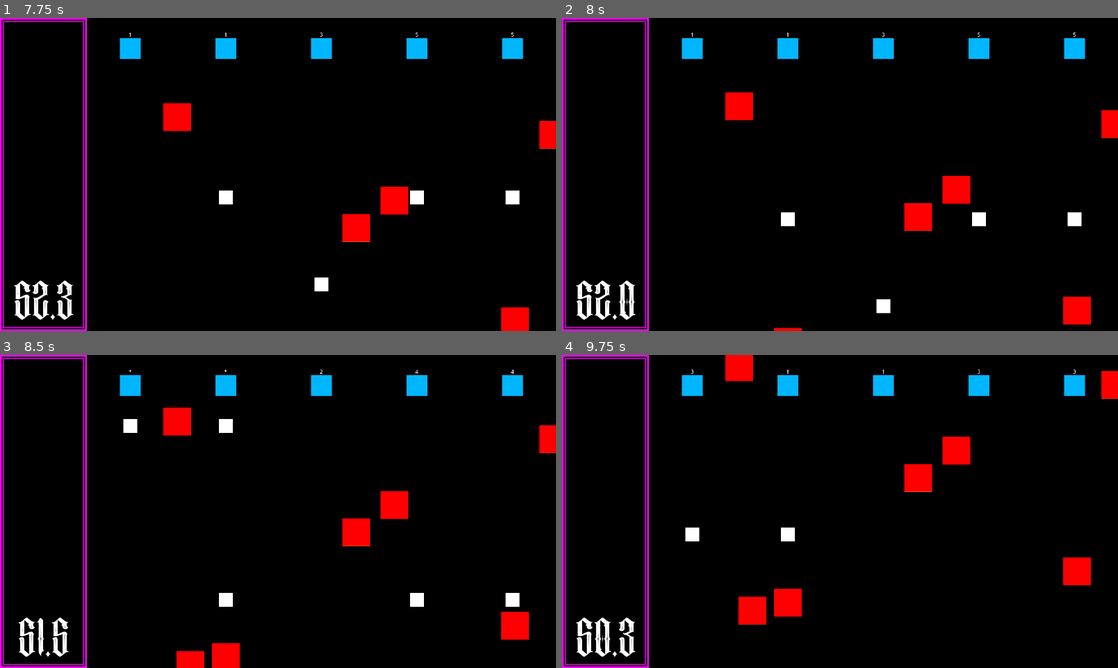
Above: before the commit, frames 1-4 (two rows, left to right).
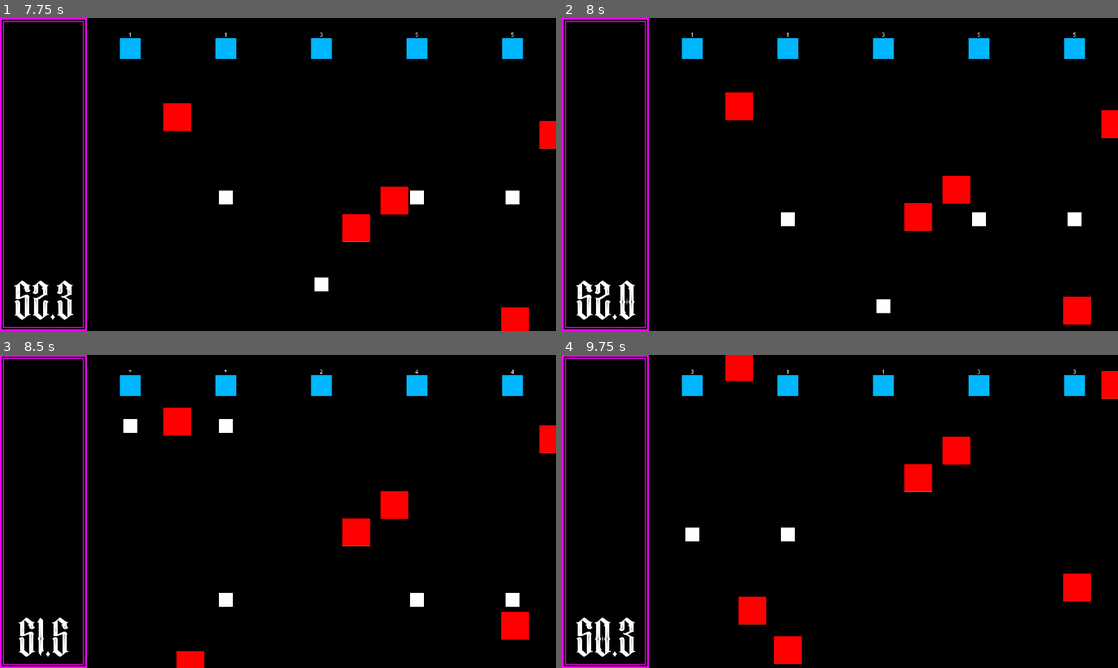
Above: after the commit, the same moments.

Repository: jwant/nefe
Game: Godot game, scene res://entities/utilities/no_escape_from_earth.tscn
Two runs of this game, one before a commit and one after it. Both use one fixed random seed, a clock stepped at 60 frames per second and the inputs below.
Inputs:
- Up to frame 1 (7.75 s): tap Enter at 0.5 s
- Up to frame 2 (8 s): no input
- Up to frame 3 (8.5 s): no input
- Up to frame 4 (9.75 s): no input

Frame 1 is identical in both runs. In frame 2, less than 0.1% of the frame differs, in the area x 38-44%, y 98-100%; in frame 3, 0.4%; in frame 4, 1.5%, in the area x 38-96%, y 64-99%.

Commit message:
feat: enemy knockback

Diff:
--- a/entities/battlefield/battlefield.gd
+++ b/entities/battlefield/battlefield.gd
@@ -13,7 +13,10 @@
 @onready var count_down_timer: Timer = $CountDownTimer
 var previous_time: int
 func _setup_timer():
-		previous_time = int( count_down_timer.time_left )
+	previous_time = int( count_down_timer.time_left )
+	count_down_timer.connect("timeout", func():
+		previous_time = int( count_down_timer.wait_time )
+	)
 
 func _process_timer():
 	count_down_label.text = "%04.1f" % count_down_timer.time_left
--- a/entities/enemy/enemy.gd
+++ b/entities/enemy/enemy.gd
@@ -1,6 +1,32 @@
 extends Area2D
+class_name Enemy
 
-var speed: int = 100
+@export var speed: int = 100
 
 func _process(delta):
+	_process_movement(delta)
+
+func _process_movement(delta):
+	if knockback:
+		_process_knockback(delta)
+		return
+
 	position.y -= speed * delta
+
+var knockback_progress = 0.0
+var knockback_speed = -50
+var resume_rate = 2
+var knockback: bool = false
+
+func knock_back():
+	knockback = true
+	knockback_progress = 0.0
+
+func _process_knockback(delta):
+	knockback_progress += delta * resume_rate
+	knockback_progress = clamp(knockback_progress, 0, 1)
+	var current_speed = lerpf(knockback_speed, speed, knockback_progress)
+	position.y -= current_speed * delta
+
+	if knockback_progress >= 1:
+		knockback = false
--- a/entities/enemy/enemy.tscn
+++ b/entities/enemy/enemy.tscn
@@ -7,6 +7,8 @@
 size = Vector2(64, 64)
 
 [node name="Enemy" type="Area2D"]
+collision_layer = 16
+collision_mask = 0
 script = ExtResource("1_im2q6")
 
 [node name="Sprite2D" type="Sprite2D" parent="."]
--- a/entities/tower/bullet_tower/bullet/bullet.gd
+++ b/entities/tower/bullet_tower/bullet/bullet.gd
@@ -4,3 +4,10 @@
 
 func _process(delta):
 	position += Vector2(0, speed * delta)
+
+
+func _on_area_entered(area:Area2D):
+	print("Bullet hit")
+	if area is Enemy:
+		area.knock_back()
+		queue_free()
--- a/entities/tower/bullet_tower/bullet/bullet.tscn
+++ b/entities/tower/bullet_tower/bullet/bullet.tscn
@@ -8,6 +8,8 @@
 size = Vector2(64, 64)
 
 [node name="Bullet" type="Area2D"]
+collision_layer = 0
+collision_mask = 16
 script = ExtResource("1_blpv1")
 
 [node name="Sprite2D" type="Sprite2D" parent="."]
@@ -22,3 +24,5 @@
 
 [node name="Despawn" parent="." instance=ExtResource("3_0rh7v")]
 despawn_down = true
+
+[connection signal="area_entered" from="." to="." method="_on_area_entered"]
--- a/entities/utilities/despawning/despawn.gd
+++ b/entities/utilities/despawning/despawn.gd
@@ -21,5 +21,4 @@
 
 	if despawn_down:
 		if global_position.y > screensize.y:
-			print("HI")
 			queue_free()
--- a/project.godot
+++ b/project.godot
@@ -25,6 +25,10 @@
 window/size/viewport_height=720
 window/stretch/mode="viewport"
 
+[layer_names]
+
+2d_physics/layer_5="enemy"
+
 [rendering]
 
 renderer/rendering_method="gl_compatibility"
